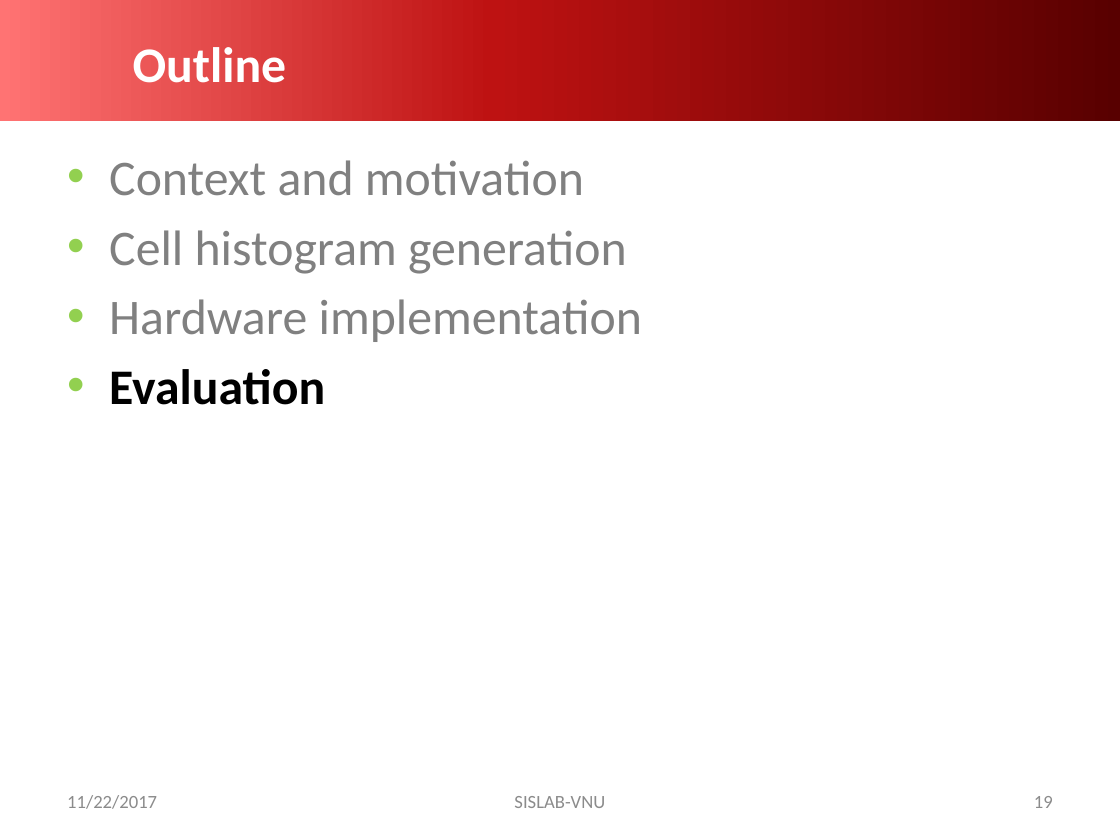
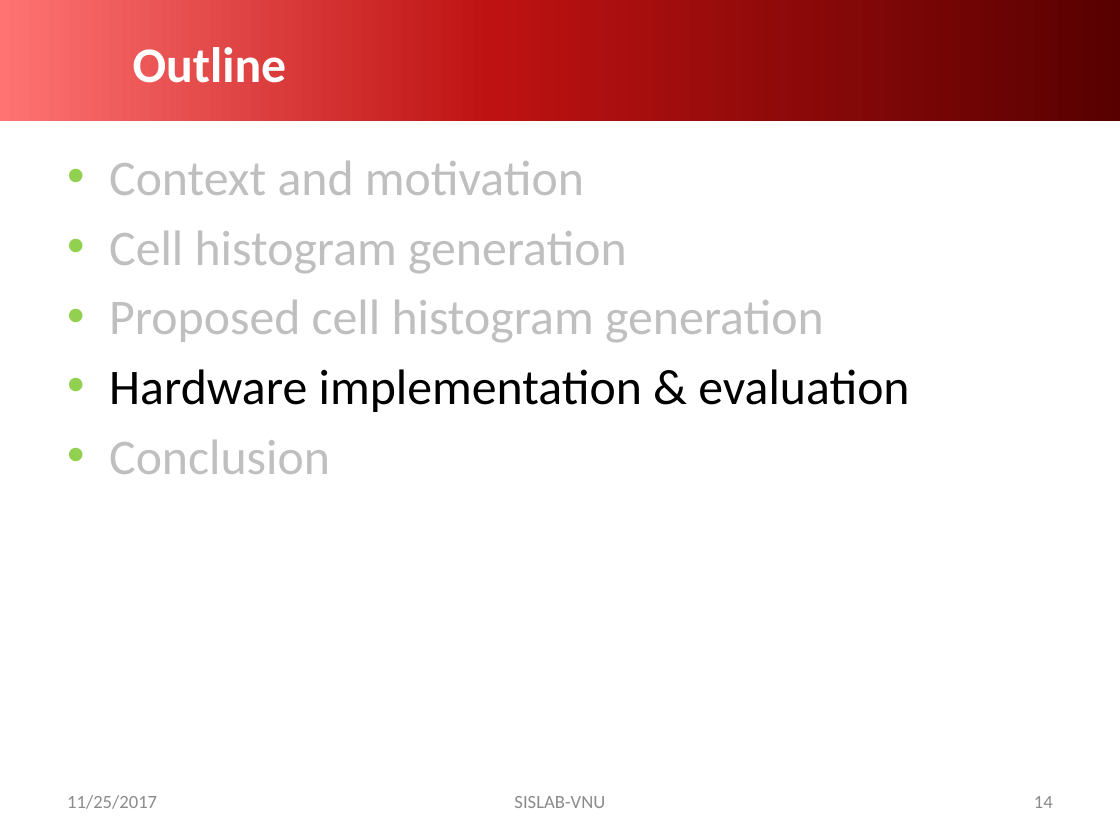
Before and after one commit to Heroh396/heroh396.github.io, a slide deck: slide 14 of imgs/hog.pptx (slide 19 before the commit). Drawn at 1120x840 pixels with LibreOffice and Linux fonts; fonts in the diff are those of the drawing; background and template pictures are left out. Boxes give left, top, right and bottom in pixels: in the first picture for what was removed or moved away, otherwise in the second. Text is boxed around its words. In the diff, an @@ line names an element or a change of style, - is before the commit and + after.

```diff
--- a/imgs/hog.pptx
+++ b/imgs/hog.pptx
@@ text at box(109, 161, 627, 273): text colour #808080 to #BFBFBF in "Context and motivation", "Cell histogram generation" @@
@@ text at box(109, 300, 909, 474): text changed; text colour #808080 to #BFBFBF @@
-• Hardware implementation
-• Evaluation
+• Proposed cell histogram generation
+• Hardware implementation & evaluation
+• Conclusion
@@ text at box(67, 795, 157, 809): text changed @@
-11/22/2017
+11/25/2017
@@ page number at box(1034, 796, 1053, 808): text changed @@
-19
+14
```
Also in this commit, not shown: 12 other slides changed, 11 slides added, 15 slides removed.
